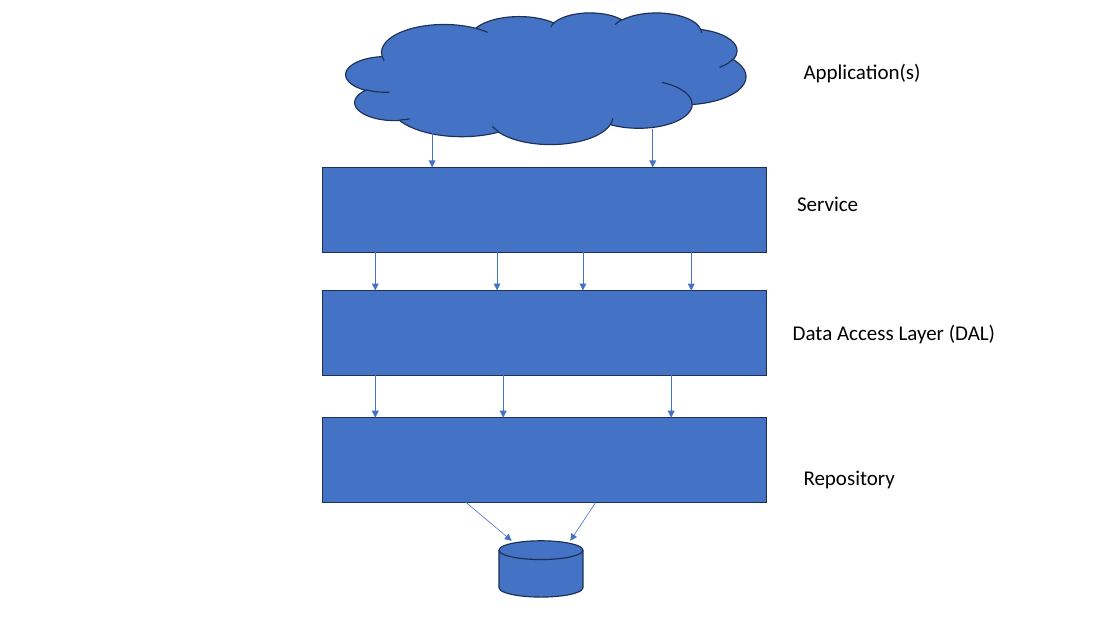
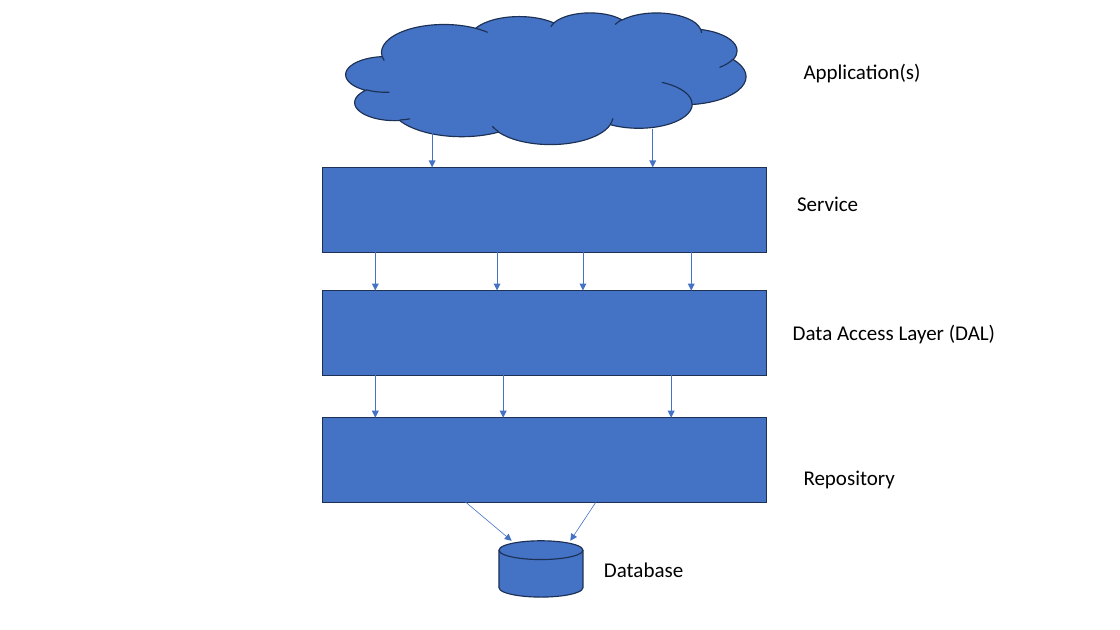
Before and after one commit to dragonknight428/Go-application, a slide deck: slide 1 of doc/images/AMultilayerArchitectureApproach.pptx. Drawn at 1120x630 pixels with LibreOffice and Linux fonts; fonts in the diff are those of the drawing. Boxes give left, top, right and bottom in pixels: in the first picture for what was removed or moved away, otherwise in the second. Text is boxed around its words. In the diff, an @@ line names an element or a change of style, - is before the commit and + after.

```diff
--- a/doc/images/AMultilayerArchitectureApproach.pptx
+++ b/doc/images/AMultilayerArchitectureApproach.pptx
@@ text added at (x1=604, y1=562, x2=683, y2=577), 18 pt, text #000000 @@
+Database
```
Also in this commit, not shown: 5 other files.
